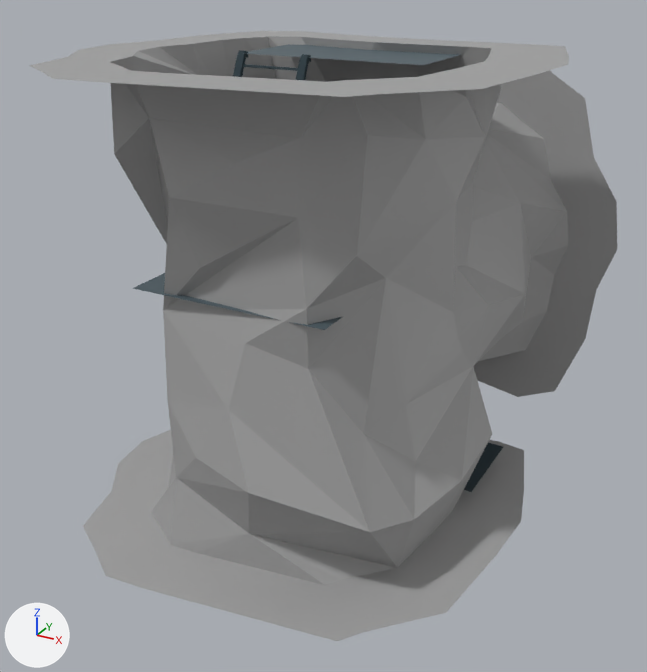
A saved change to the glTF model Rogue-Robots/Assets/Models/ModularBlocks/TVertical3Connector.gltf.
Camera for both pictures: a 50 mm camera at (4.44, -8.41, 6.02) aimed at (0.03, -0.4, 2.02). The axes (+X, +Y, +Z) are drawn at lower left. The lights are the same throughout. Vertices at the same position are counted once.

Before the edit, the objects in view are built like this:
```python
me_scene_058 = bpy.data.meshes.new('Scene.058')
me_scene_058.from_pydata(...)  # 529 vertices, 742 faces; spans x -2.61..2.54, y -2.89..2.5, z 0.0..5.0
# faces by material slot: [176, 236, 330]
me_scene_058.materials.append(mat_pp_standard_material_058)  # picture img_pp_color_palette
me_scene_058.materials.append(mat_pp_standard_material_054)  # picture img_pp_color_palette
me_scene_058.materials.append(mat_t_generic_colors_001)  # picture img_pp_color_palette
ob_tvertical3connector = bpy.data.objects.new('TVertical3Connector', me_scene_058)
ob_tvertical3connector.location = (0.0, 0.0, 0.0)
```
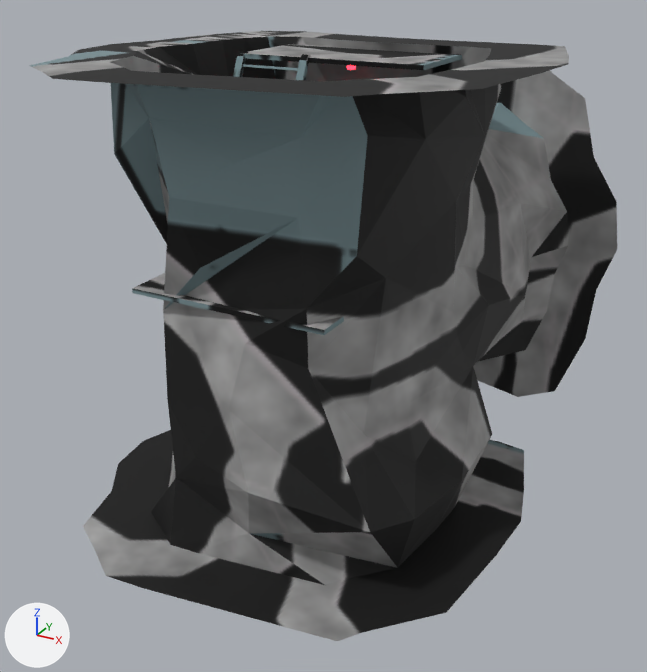
Location of each change, (x1, y1, x2, y2) in pixels of the pictures (647 x 672 px):
```json
{"object": "TVertical3Connector", "change": "reshaped", "before": [29, 31, 617, 641], "after": [29, 31, 618, 641]}
{"object": "EmergencyLight.016", "change": "added", "after": [347, 65, 356, 70]}
{"part": 1, "of": "me_scene_058", "change": "deleted", "before": [464, 443, 504, 492]}
{"part": 2, "of": "me_scene_058", "change": "added", "after": [132, 53, 462, 335]}
{"part": 3, "of": "me_scene_058", "change": "recoloured", "before": [89, 70, 617, 641], "after": [89, 70, 617, 641]}
{"part": 4, "of": "me_scene_058", "change": "recoloured", "before": [133, 44, 459, 330], "after": [133, 44, 459, 330]}
{"part": 5, "of": "me_scene_058", "change": "recoloured", "before": [29, 31, 569, 567], "after": [29, 31, 569, 567], "on screen": "grey to black"}
{"part": 6, "of": "me_scene_058", "change": "recoloured", "before": [233, 50, 311, 80], "after": [233, 50, 311, 80], "on screen": "blue to cyan"}
```

The change, as JSON lines over the scene's bpy script:
```json
{"op": "add", "block": "img_diffusegroup11", "code": ["img_diffusegroup11 = load_image('DiffuseGroup11', 'Textures/DiffuseGroup11.png', 2048, 2048, 'sRGB')"]}
{"op": "add", "block": "img_lampemission", "code": ["img_lampemission = load_image('LampEmission', 'Textures/LampEmission.png', 256, 256, 'sRGB')"]}
{"op": "add", "block": "img_lampdiffuse", "code": ["img_lampdiffuse = load_image('LampDiffuse', 'Textures/LampDiffuse.png', 256, 256, 'sRGB')"]}
{"op": "add", "block": "mat_ground", "code": ["mat_ground = principled_material('Ground')", "mat_ground.texture = img_diffusegroup11", "mat_ground.roughness = 0.686"]}
{"op": "add", "block": "mat_simple_chrome_metal", "code": ["mat_simple_chrome_metal = principled_material('Simple_Chrome_metal')", "mat_simple_chrome_metal.texture = img_diffusegroup11", "mat_simple_chrome_metal.roughness = 1.0"]}
{"op": "add", "block": "mat_emergencylight", "code": ["mat_emergencylight = bpy.data.materials.new('EmergencyLight')", "# uses the picture img_lampdiffuse", "# uses the picture img_lampemission"]}
{"block": "me_scene_058", "where": "# used by ob_tvertical3connector; location = (0.0, 0.0, 0.0)"}
{"op": "remove", "block": "me_scene_058", "code": "me_scene_058.from_pydata(...)  # 529 vertices, 742 faces; spans x -2.61..2.54, y -2.89..2.5, z 0.0..5.0"}
{"op": "add", "block": "me_scene_058", "code": "me_scene_058.from_pydata(...)  # 533 vertices, 760 faces; spans x -2.61..2.54, y -2.89..2.5, z 0.0..5.0"}
{"block": "me_scene_058", "change": "me_scene_058 part 1: the loose piece of 4 vertices spanning x -1.73..1.71, y 0.09..1.25, z 0.22 is deleted"}
{"block": "me_scene_058", "change": "me_scene_058 part 2"}
{"block": "me_scene_058", "change": "8 new vertices lie (0.0, 0.0, -0.05) away from vertices in x -1.29..0.9, y -1.96..1.25, z 2.85..4.91"}
{"block": "me_scene_058", "change": "20 new faces join them, mat_simple_chrome_metal (picture img_diffusegroup11)"}
{"block": "me_scene_058", "change": "me_scene_058 part 3: 172 faces spanning x -2.61..2.54, y -2.89..2.5, z 0.0..4.87 switch from mat_pp_standard_material_058 (picture img_pp_color_palette) to mat_ground (picture img_diffusegroup11)"}
{"block": "me_scene_058", "change": "me_scene_058 part 4: 4 faces spanning x -1.29..0.9, y -1.96..1.25, z 2.85..4.91 switch from mat_pp_standard_material_058 (picture img_pp_color_palette) to mat_simple_chrome_metal (picture img_diffusegroup11)"}
{"block": "me_scene_058", "change": "me_scene_058 part 5: 236 faces spanning x -2.56..2.3, y -2.85..2.5, z 0.0..5.0 switch from mat_pp_standard_material_054 (picture img_pp_color_palette) to mat_ground (picture img_diffusegroup11)"}
{"block": "me_scene_058", "change": "me_scene_058 part 6: 296 faces spanning x -1.53..1.16, y -0.92..1.21, z 0.86..4.94 switch from mat_t_generic_colors_001 (picture img_pp_color_palette) to mat_simple_chrome_metal (picture img_diffusegroup11)"}
{"op": "add", "block": "me_cylinder_017", "code": ["me_cylinder_017 = bpy.data.meshes.new('Cylinder.017')", "me_cylinder_017.from_pydata(...)  # 192 vertices, 380 faces; spans x -0.075..0.075, y -0.075..0.075, z -0.109..0.002", "me_cylinder_017.materials.append(mat_emergencylight)"]}
{"op": "add", "block": "ob_emergencylight_016", "code": ["ob_emergencylight_016 = bpy.data.objects.new('EmergencyLight.016', me_cylinder_017)", "ob_emergencylight_016.location = (-0.17, 0.6, 4.87)"]}
```
